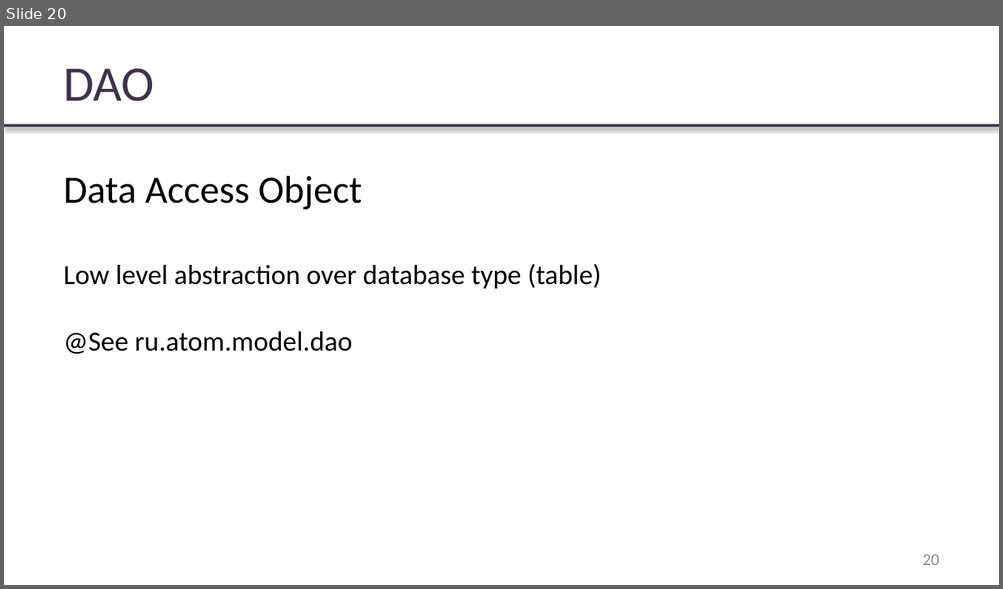
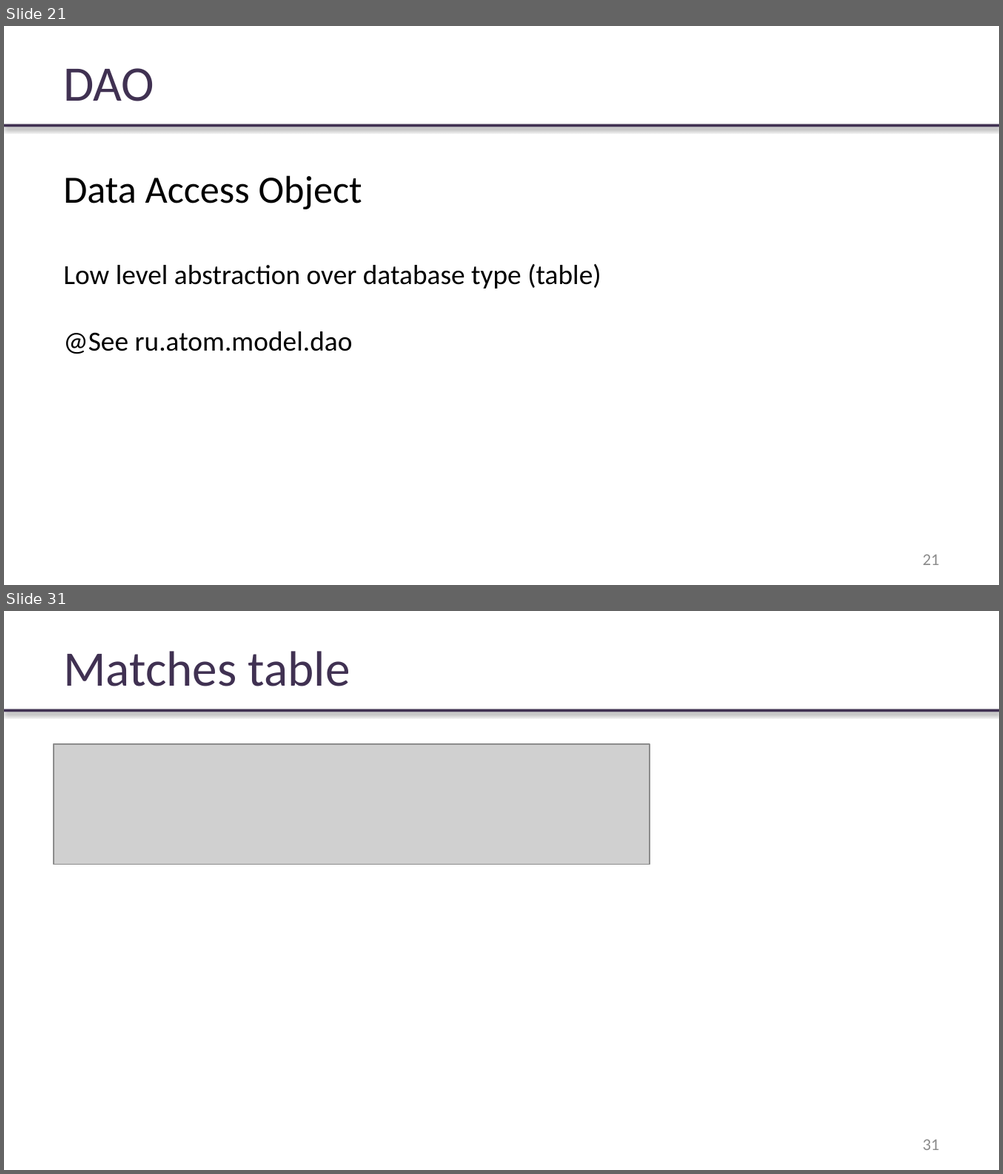
Before and after one commit to rybalkinsd/atom, a slide deck: lecture5/presentation/lecture05.pptx. Shown one above the other, each under a label of ours: slide 20 before the commit, slides 21 and 31 after it; the slides between them are not shown. The pictures are 1003x589 and 1003x1174 pixels, drawn with LibreOffice and Linux fonts; fonts in the diff are those of the drawing; grey boxes stand for pictures; background and template pictures are left out. Boxes give left, top, right and bottom in pixels: in the first picture for what was removed or moved away, otherwise in the second. Text is boxed around its words. In the diff, an @@ line names an element or a change of style, - is before the commit and + after.

```diff
--- a/lecture5/presentation/lecture05.pptx
+++ b/lecture5/presentation/lecture05.pptx
@@ slide 31 added at box(4, 611, 999, 1170), background #FFFFFF; not listed: 1 template element that a slide beside it also shows @@
@@ text added at box(63, 651, 350, 686), 36 pt, text #403152 @@
+Matches table
@@ picture added at box(54, 744, 649, 865) @@
@@ page number added at box(922, 1139, 939, 1150), 12 pt, text #8B8B8B @@
+31
@@ what was slide 20 is now slide 21 @@
@@ page number at box(922, 554, 939, 565): text changed @@
-20
+21
```
Also in this commit, not shown: 2 slides changed, 9 other slides added, 3 other files.
